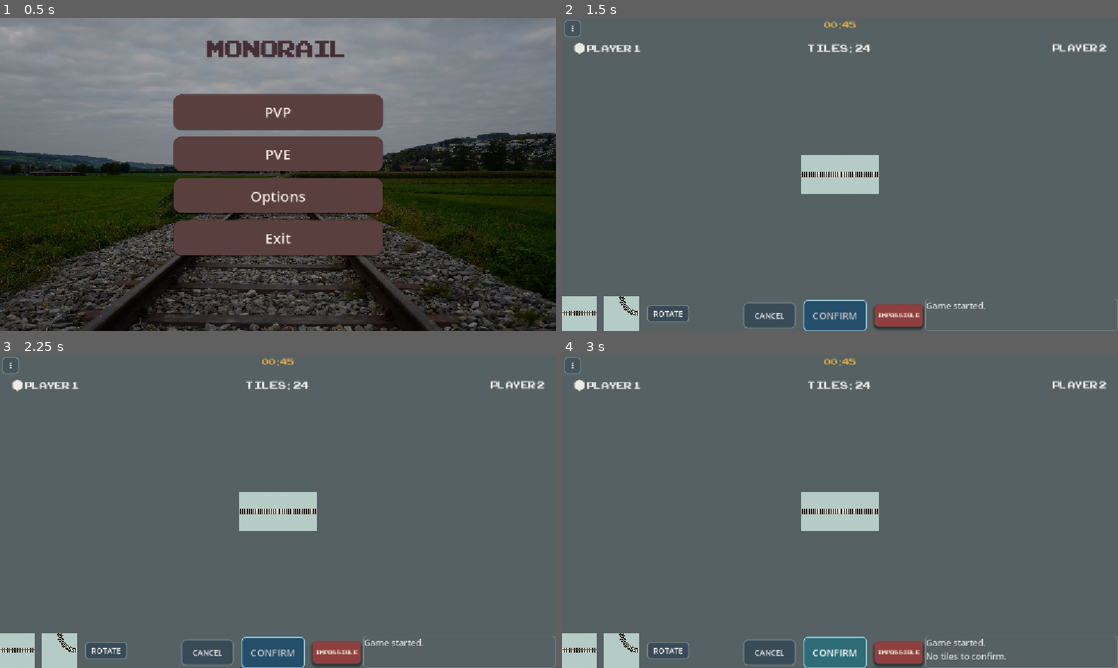
Above: before the commit, frames 1-4 (two rows, left to right).
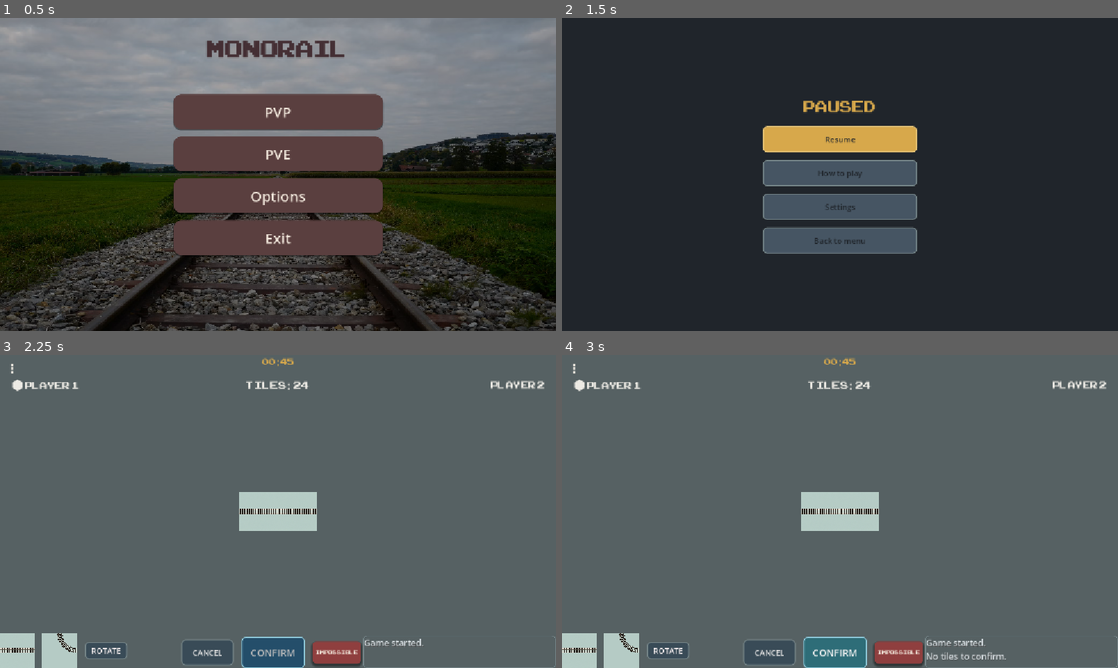
Above: after the commit, the same moments.

Repository: NguyenDucAnh20235585/monorail-godot
Game: Godot game, scene res://scenes/main_menu/main_menu.tscn
Two runs of this game, one before a commit and one after it. Both use one fixed random seed, a clock stepped at 60 frames per second and the inputs below.
Inputs (mouse positions are in pixels of both pictures, inside the frame that each line leads up to):
- Up to frame 1 (0.5 s): no input
- Up to frame 2 (1.5 s): click "PVP" at 0.5 s; click "⋮" at 1.25 s
- Up to frame 3 (2.25 s): click (278, 477) at 2 s, where only the run after the commit has a clickable "Resume"
- Up to frame 4 (3 s): click "CONFIRM" at 2.75 s

Frame 1 is identical in both runs. In frame 2, 95% of the frame differs, in the area x 0-100%, y 0-100%; in frame 3, less than 0.1%; in frame 4, less than 0.1%.

Commit message:
feat: add pause menu and in-game settings - anh.nd

Diff:
--- a/main.gd
+++ b/main.gd
@@ -23,6 +23,10 @@
 @onready var impossible_scene: Control = $GameplayUI/ImpossibleScene
 @onready var impossible_message: Label = $GameplayUI/ImpossibleScene/CenterContainer/PanelContainer/Content/MessageLabel
 @onready var impossible_action_button: Button = $GameplayUI/ImpossibleScene/CenterContainer/PanelContainer/Content/ButtonRow/DeclareButton
+@onready var pause_menu: Control = $GameplayUI/PauseMenu
+@onready var hud: Control = $GameplayUI/HUD
+@onready var options_menu: Control = $GameplayUI/Options
+@onready var pause_content: Control = $GameplayUI/PauseMenu/CenterContainer
 
 func add_game_log(message: String) -> void:
 	game_log.append_text(message + "\n")
@@ -301,6 +305,7 @@
 	get_tree().reload_current_scene()
 
 func _on_back_to_menu_button_pressed():
+	get_tree().paused = false
 	get_tree().change_scene_to_file("res://scenes/main_menu/main_menu.tscn")
 
 func _on_impossible_button_pressed():
@@ -363,3 +368,23 @@
 func _input(event):
 	if event.is_action_pressed("ui_cancel"):
 		get_tree().quit()
+
+func _on_menu_button_pressed():
+	$BoardCamera.reset_drag_state()
+	hud.visible = false
+	pause_menu.visible = true
+	get_tree().paused = true
+
+func _on_resume_button_pressed():
+	$BoardCamera.reset_drag_state()
+	get_tree().paused = false
+	pause_menu.visible = false
+	hud.visible = true
+
+func _on_pause_settings_button_pressed():
+	pause_content.visible = false
+	options_menu.visible = true
+
+func _on_game_options_close_pressed():
+	options_menu.visible = false
+	pause_content.visible = true
--- a/main.tscn
+++ b/main.tscn
@@ -6,19 +6,52 @@
 [ext_resource type="FontFile" uid="uid://dl7sgbrkes2vd" path="res://assets/font/ARCADECLASSIC.TTF" id="3_h2yge"]
 [ext_resource type="Texture2D" uid="uid://cu2duj0vw86v5" path="res://assets/png/Straight_tile.png" id="4_1bvp3"]
 [ext_resource type="Texture2D" uid="uid://bja2egrh1pukd" path="res://assets/png/Curve_tile.png" id="5_lquwl"]
-
-[sub_resource type="StyleBoxFlat" id="StyleBoxFlat_3owqy"]
-bg_color = Color(0.2627451, 0.33333334, 0.35686275, 1)
-border_width_left = 2
-border_width_top = 2
-border_width_right = 2
-border_width_bottom = 2
-border_color = Color(0.45490196, 0.5176471, 0.5294118, 1)
-corner_radius_top_left = 8
-corner_radius_top_right = 8
-corner_radius_bottom_right = 8
-corner_radius_bottom_left = 8
-shadow_color = Color(0.083911665, 0.083911665, 0.083911665, 0.6)
+[ext_resource type="Script" uid="uid://cqldyfbrhtlxg" path="res://scenes/main_menu/audio_control.gd" id="7_5vw27"]
+[ext_resource type="Script" uid="uid://bhjrnyefa0xyl" path="res://scenes/main_menu/display_section.gd" id="8_kek77"]
+
+[sub_resource type="StyleBoxFlat" id="StyleBoxFlat_yaehf"]
+bg_color = Color(0.27450982, 0.33333334, 0.3882353, 1)
+border_width_left = 2
+border_width_top = 2
+border_width_right = 2
+border_width_bottom = 2
+border_color = Color(0.45490196, 0.5176471, 0.5294118, 1)
+corner_radius_top_left = 8
+corner_radius_top_right = 8
+corner_radius_bottom_right = 8
+corner_radius_bottom_left = 8
+shadow_color = Color(0, 0, 0, 0)
+shadow_size = 3
+shadow_offset = Vector2(0, 2)
+
+[sub_resource type="StyleBoxFlat" id="StyleBoxFlat_074og"]
+bg_color = Color(0.22352941, 0.2784314, 0.32156864, 1)
+border_width_left = 2
+border_width_top = 2
+border_width_right = 2
+border_width_bottom = 2
+border_color = Color(0.45490196, 0.5176471, 0.5294118, 1)
+corner_radius_top_left = 8
+corner_radius_top_right = 8
+corner_radius_bottom_right = 8
+corner_radius_bottom_left = 8
+shadow_color = Color(0, 0, 0, 0)
+shadow_size = 3
+shadow_offset = Vector2(0, 2)
+
+[sub_resource type="StyleBoxFlat" id="StyleBoxFlat_cegan"]
+bg_color = Color(0.33333334, 0.4, 0.45490196, 1)
+border_width_left = 2
+border_width_top = 2
+border_width_right = 2
+border_width_bottom = 2
+border_color = Color(0.45490196, 0.5176471, 0.5294118, 1)
+corner_radius_top_left = 8
+corner_radius_top_right = 8
+corner_radius_bottom_right = 8
+corner_radius_bottom_left = 8
+shadow_color = Color(0, 0, 0, 0)
+shadow_size = 3
 shadow_offset = Vector2(0, 2)
 
 [sub_resource type="StyleBoxFlat" id="StyleBoxFlat_kek77"]
@@ -292,6 +325,46 @@
 shadow_color = Color(0, 0, 0, 0)
 shadow_size = 3
 shadow_offset = Vector2(0, 2)
+
+[sub_resource type="StyleBoxFlat" id="StyleBoxFlat_3owqy"]
+bg_color = Color(0.3529412, 0.24705882, 0.24705882, 1)
+corner_radius_top_left = 16
+corner_radius_top_right = 16
+corner_radius_bottom_right = 16
+corner_radius_bottom_left = 16
+shadow_color = Color(0, 0, 0, 0.44313726)
+shadow_size = 2
+shadow_offset = Vector2(0, 2)
+
+[sub_resource type="StyleBoxFlat" id="StyleBoxFlat_0ebjn"]
+bg_color = Color(0.5753687, 0.5443133, 0.9233006, 1)
+corner_radius_top_left = 10
+corner_radius_top_right = 10
+corner_radius_bottom_right = 10
+corner_radius_bottom_left = 10
+shadow_color = Color(0.054573774, 0.054573774, 0.05457376, 0.6)
+shadow_offset = Vector2(0, 3.5)
+
+[sub_resource type="StyleBoxFlat" id="StyleBoxFlat_ob46e"]
+bg_color = Color(1, 0.18197519, 0.25317082, 1)
+corner_radius_top_left = 10
+corner_radius_top_right = 10
+corner_radius_bottom_right = 10
+corner_radius_bottom_left = 10
+shadow_color = Color(0.04755766, 0.047557645, 0.047557645, 0.6)
+shadow_offset = Vector2(0, 3.5)
+
+[sub_resource type="StyleBoxLine" id="StyleBoxLine_3owqy"]
+color = Color(0.5411765, 0.4, 0.38431373, 1)
+thickness = 9
+
+[sub_resource type="StyleBoxLine" id="StyleBoxLine_drsw1"]
+color = Color(0.8782683, 0.52268225, 0.5579117, 1)
+thickness = 9
+
+[sub_resource type="StyleBoxLine" id="StyleBoxLine_wem23"]
+color = Color(0.8782683, 0.52268225, 0.5579117, 1)
+thickness = 9
 
 [sub_resource type="StyleBoxFlat" id="StyleBoxFlat_2cqfq"]
 bg_color = Color(0.1882353, 0.21960784, 0.25490198, 1)
@@ -405,24 +478,24 @@
 anchor_bottom = 1.0
 grow_horizontal = 2
 grow_vertical = 2
+mouse_filter = 2
 
 [node name="TopArea" type="Control" parent="GameplayUI/HUD/MainLayout" unique_id=1163806924]
 custom_minimum_size = Vector2(0, 90)
 layout_mode = 2
 
-[node name="MenuFrame" type="PanelContainer" parent="GameplayUI/HUD/MainLayout/TopArea" unique_id=1897457648]
-layout_mode = 0
-offset_left = 4.0
-offset_top = 4.0
-offset_right = 40.0
-offset_bottom = 40.0
-offset_transform_enabled = true
-theme_override_styles/panel = SubResource("StyleBoxFlat_3owqy")
-
-[node name="MenuButton" type="MenuButton" parent="GameplayUI/HUD/MainLayout/TopArea/MenuFrame" unique_id=637568001]
+[node name="MenuButton" type="MenuButton" parent="GameplayUI/HUD/MainLayout/TopArea" unique_id=637568001]
 custom_minimum_size = Vector2(32, 32)
-layout_mode = 2
+layout_mode = 1
+offset_left = 3.0
+offset_top = 6.0
+offset_right = 47.0
+offset_bottom = 50.0
 theme_override_colors/font_color = Color(0.9254902, 0.9098039, 0.8745098, 1)
+theme_override_font_sizes/font_size = 26
+theme_override_styles/normal = SubResource("StyleBoxFlat_yaehf")
+theme_override_styles/pressed = SubResource("StyleBoxFlat_074og")
+theme_override_styles/hover = SubResource("StyleBoxFlat_cegan")
 text = "⋮"
 
 [node name="TimerLabel" type="Label" parent="GameplayUI/HUD/MainLayout/TopArea" unique_id=362376602]
@@ -449,11 +522,13 @@
 offset_bottom = 18.0
 grow_horizontal = 2
 grow_vertical = 2
+mouse_filter = 2
 theme_override_constants/separation = 14
 
 [node name="LeftSide" type="MarginContainer" parent="GameplayUI/HUD/MainLayout/TopArea/TopBar" unique_id=1691835040]
 layout_mode = 2
 size_flags_horizontal = 3
+mouse_filter = 2
 theme_override_constants/margin_left = 24
 
 [node name="Player1Label" type="Label" parent="GameplayUI/HUD/MainLayout/TopArea/TopBar/LeftSide" unique_id=1338864630]
@@ -675,6 +750,249 @@
 theme_override_styles/hover = SubResource("StyleBoxFlat_354db")
 text = "BACK TO MENU"
 
+[node name="PauseMenu" type="Control" parent="GameplayUI" unique_id=848764261]
+process_mode = 2
+visible = false
+layout_mode = 3
+anchors_preset = 15
+anchor_right = 1.0
+anchor_bottom = 1.0
+grow_horizontal = 2
+grow_vertical = 2
+
+[node name="ColorRect" type="ColorRect" parent="GameplayUI/PauseMenu" unique_id=611016638]
+layout_mode = 1
+anchors_preset = 15
+anchor_right = 1.0
+anchor_bottom = 1.0
+grow_horizontal = 2
+grow_vertical = 2
+color = Color(0.1254902, 0.14509805, 0.16862746, 1)
+
+[node name="CenterContainer" type="CenterContainer" parent="GameplayUI/PauseMenu" unique_id=714354756]
+layout_mode = 1
+anchors_preset = 15
+anchor_right = 1.0
+anchor_bottom = 1.0
+grow_horizontal = 2
+grow_vertical = 2
+
+[node name="PauseContainer" type="VBoxContainer" parent="GameplayUI/PauseMenu/CenterContainer" unique_id=448650416]
+custom_minimum_size = Vector2(320, 0)
+layout_mode = 2
+theme_override_constants/separation = 16
+
+[node name="PauseLabel" type="Label" parent="GameplayUI/PauseMenu/CenterContainer/PauseContainer" unique_id=2108770270]
+layout_mode = 2
+theme_override_colors/font_color = Color(0.84313726, 0.65882355, 0.29411766, 1)
+theme_override_fonts/font = ExtResource("3_h2yge")
+theme_override_font_sizes/font_size = 46
+text = "PAused"
+horizontal_alignment = 1
+
+[node name="ResumeButton" type="Button" parent="GameplayUI/PauseMenu/CenterContainer/PauseContainer" unique_id=1516815904]
+custom_minimum_size = Vector2(260, 54)
+layout_mode = 2
+theme_override_colors/font_color = Color(0.1254902, 0.14509805, 0.16862746, 1)
+theme_override_colors/font_pressed_color = Color(0.1254902, 0.14509805, 0.16862746, 1)
+theme_override_colors/font_hover_color = Color(0.1254902, 0.14509805, 0.16862746, 1)
+theme_override_styles/normal = SubResource("StyleBoxFlat_rnw2r")
+theme_override_styles/pressed = SubResource("StyleBoxFlat_7024m")
+theme_override_styles/hover = SubResource("StyleBoxFlat_8f350")
+text = "Resume"
+
+[node name="HowToPlayButton" type="Button" parent="GameplayUI/PauseMenu/CenterContainer/PauseContainer" unique_id=1205850055]
+custom_minimum_size = Vector2(260, 54)
+layout_mode = 2
+theme_override_colors/font_color = Color(0.1254902, 0.14509805, 0.16862746, 1)
+theme_override_colors/font_pressed_color = Color(0.1254902, 0.14509805, 0.16862746, 1)
+theme_override_colors/font_hover_color = Color(0.1254902, 0.14509805, 0.16862746, 1)
+theme_override_styles/normal = SubResource("StyleBoxFlat_u1003")
+theme_override_styles/pressed = SubResource("StyleBoxFlat_0sb3x")
+theme_override_styles/hover = SubResource("StyleBoxFlat_354db")
+text = "How to play"
+
+[node name="SettingsButton" type="Button" parent="GameplayUI/PauseMenu/CenterContainer/PauseContainer" unique_id=436831202]
+custom_minimum_size = Vector2(260, 54)
+layout_mode = 2
+theme_override_colors/font_color = Color(0.1254902, 0.14509805, 0.16862746, 1)
+theme_override_colors/font_pressed_color = Color(0.1254902, 0.14509805, 0.16862746, 1)
+theme_override_colors/font_hover_color = Color(0.1254902, 0.14509805, 0.16862746, 1)
+theme_override_styles/normal = SubResource("StyleBoxFlat_u1003")
+theme_override_styles/pressed = SubResource("StyleBoxFlat_0sb3x")
+theme_override_styles/hover = SubResource("StyleBoxFlat_354db")
+text = "Settings"
+
+[node name="BackToMenuButton" type="Button" parent="GameplayUI/PauseMenu/CenterContainer/PauseContainer" unique_id=97228803]
+custom_minimum_size = Vector2(260, 54)
+layout_mode = 2
+theme_override_colors/font_color = Color(0.1254902, 0.14509805, 0.16862746, 1)
+theme_override_colors/font_pressed_color = Color(0.1254902, 0.14509805, 0.16862746, 1)
+theme_override_colors/font_hover_color = Color(0.1254902, 0.14509805, 0.16862746, 1)
+theme_override_styles/normal = SubResource("StyleBoxFlat_u1003")
+theme_override_styles/pressed = SubResource("StyleBoxFlat_0sb3x")
+theme_override_styles/hover = SubResource("StyleBoxFlat_354db")
+text = "Back to menu"
+
+[node name="Options" type="Label" parent="GameplayUI" unique_id=1737442647]
+process_mode = 2
+visible = false
+anchors_preset = 8
+anchor_left = 0.5
+anchor_top = 0.5
+anchor_right = 0.5
+anchor_bottom = 0.5
+offset_left = -293.0
+offset_top = -205.0
+offset_right = 296.0
+offset_bottom = 240.0
+grow_horizontal = 2
+grow_vertical = 2
+
+[node name="OptionsLabel" type="Label" parent="GameplayUI/Options" unique_id=1996089386]
+layout_mode = 1
+anchors_preset = -1
+anchor_left = 0.492
+anchor_top = 0.038000003
+anchor_right = 0.492
+anchor_bottom = 0.038000003
+offset_left = -357.288
+offset_top = -35.410004
+offset_right = 357.2233
+offset_bottom = 35.339996
+grow_horizontal = 2
+grow_vertical = 2
+theme_override_colors/font_color = Color(0.9490196, 0.9098039, 0.8627451, 1)
+theme_override_font_sizes/font_size = 30
+text = "Options"
+horizontal_alignment = 1
+vertical_alignment = 1
+
+[node name="Close" type="Button" parent="GameplayUI/Options" unique_id=859013780]
+layout_mode = 1
+anchors_preset = -1
+anchor_left = 0.504
+anchor_top = 0.924
+anchor_right = 0.504
+anchor_bottom = 0.933
+offset_left = -120.85602
+offset_top = -30.180023
+offset_right = 125.14398
+offset_bottom = 15.815002
+size_flags_vertical = 3
+theme_override_colors/font_color = Color(0.9490196, 0.9098039, 0.8627451, 1)
+theme_override_constants/line_spacing = 10
+theme_override_font_sizes/font_size = 30
+theme_override_styles/normal = SubResource("StyleBoxFlat_3owqy")
+theme_override_styles/pressed = SubResource("StyleBoxFlat_0ebjn")
+theme_override_styles/hover = SubResource("StyleBoxFlat_ob46e")
+text = "Close"
+
+[node name="AudioControl" type="HSlider" parent="GameplayUI/Options" unique_id=80523180]
+layout_mode = 1
+anchors_preset = -1
+anchor_left = 0.096
+anchor_top = 0.067
+anchor_right = 0.096
+anchor_bottom = 0.067
+offset_left = 136.456
+offset_top = 15.184999
+offset_right = 430.456
+offset_bottom = 133.185
+theme_override_styles/slider = SubResource("StyleBoxLine_3owqy")
+theme_override_styles/grabber_area = SubResource("StyleBoxLine_drsw1")
+theme_override_styles/grabber_area_highlight = SubResource("StyleBoxLine_wem23")
+max_value = 1.0
+step = 0.05
+value = 0.5
+script = ExtResource("7_5vw27")
+audio_bus_name = "Music"
+
+[node name="MusicLabel" type="Label" parent="GameplayUI/Options" unique_id=443765902]
+layout_mode = 1
+anchors_preset = -1
+anchor_right = 0.034
+anchor_bottom = 0.026
+offset_left = 109.0
+offset_top = 79.0
+offset_right = 167.974
+offset_bottom = 114.43
+theme_override_colors/font_color = Color(0.9490196, 0.9098039, 0.8627451, 1)
+theme_override_font_sizes/font_size = 25
+text = "Music"
+horizontal_alignment = 1
+vertical_alignment = 1
+
+[node name="SFXLabel" type="Label" parent="GameplayUI/Options" unique_id=756906932]
+layout_mode = 1
+anchors_preset = -1
+anchor_right = 0.034
+anchor_bottom = 0.026
+offset_left = 137.0
+offset_top = 141.0
+offset_right = 159.974
+offset_bottom = 205.43
+theme_override_colors/font_color = Color(0.9490196, 0.9098039, 0.8627451, 1)
+theme_override_font_sizes/font_size = 25
+text = "SFX
+"
+horizontal_alignment = 1
+vertical_alignment = 1
+
+[node name="SFXControl" type="HSlider" parent="GameplayUI/Options" unique_id=1907727531]
+layout_mode = 1
+anchors_preset = -1
+anchor_left = 0.096
+anchor_top = 0.067
+anchor_right = 0.096
+anchor_bottom = 0.067
+offset_left = 136.456
+offset_top = 73.185
+offset_right = 430.456
+offset_bottom = 191.185
+theme_override_styles/slider = SubResource("StyleBoxLine_3owqy")
+theme_override_styles/grabber_area = SubResource("StyleBoxLine_drsw1")
+theme_override_styles/grabber_area_highlight = SubResource("StyleBoxLine_wem23")
+max_value = 1.0
+step = 0.05
+value = 0.5
+script = ExtResource("7_5vw27")
+audio_bus_name = "SFX"
+
+[node name="DisplaySection" type="HBoxContainer" parent="GameplayUI/Options" unique_id=789579981]
+layout_mode = 0
+offset_left = 94.0
+offset_top = 188.0
+offset_right = 482.0
+offset_bottom = 255.0
+theme_override_constants/separation = 30
+script = ExtResource("8_kek77")
+
+[node name="Label" type="Label" parent="GameplayUI/Options/DisplaySection" unique_id=1271110919]
+layout_mode = 2
+theme_override_colors/font_color = Color(0.9490196, 0.9098039, 0.8627451, 1)
+theme_override_font_sizes/font_size = 25
+text = "Display"
+vertical_alignment = 1
+
+[node name="WindowedButton" type="Button" parent="GameplayUI/Options/DisplaySection" unique_id=1474290609]
+custom_minimum_size = Vector2(120, 30)
+layout_mode = 2
+theme_override_colors/font_color = Color(0.9490196, 0.9098039, 0.8627451, 1)
+theme_override_styles/normal = SubResource("StyleBoxFlat_3owqy")
+theme_override_styles/pressed = SubResource("StyleBoxFlat_0ebjn")
+theme_override_styles/hover = SubResource("StyleBoxFlat_ob46e")
+text = "Windowed"
+
+[node name="FullscreenButton" type="Button" parent="GameplayUI/Options/DisplaySection" unique_id=1726994576]
+custom_minimum_size = Vector2(120, 30)
+layout_mode = 2
+theme_override_colors/font_color = Color(0.9490196, 0.9098039, 0.8627451, 1)
+theme_override_styles/normal = SubResource("StyleBoxFlat_3owqy")
+theme_override_styles/pressed = SubResource("StyleBoxFlat_0ebjn")
+theme_override_styles/hover = SubResource("StyleBoxFlat_ob46e")
+text = "FullScreen"
+
 [node name="ImpossibleScene" type="Control" parent="GameplayUI" unique_id=2061374961]
 visible = false
 layout_mode = 3
@@ -744,6 +1062,7 @@
 
 [connection signal="indicator_clicked" from="Board" to="." method="_on_board_indicator_clicked"]
 [connection signal="pending_tile_clicked" from="Board" to="." method="_on_board_pending_tile_clicked"]
+[connection signal="pressed" from="GameplayUI/HUD/MainLayout/TopArea/MenuButton" to="." method="_on_menu_button_pressed"]
 [connection signal="pressed" from="GameplayUI/HUD/MainLayout/BottomArea/BottomLayout/ControlsRow/LeftControls/StraightTileObject" to="." method="_on_straight_button_pressed"]
 [connection signal="pressed" from="GameplayUI/HUD/MainLayout/BottomArea/BottomLayout/ControlsRow/LeftControls/CornerTileObject" to="." method="_on_corner_button_pressed"]
 [connection signal="pressed" from="GameplayUI/HUD/MainLayout/BottomArea/BottomLayout/ControlsRow/LeftControls/RotateButton" to="." method="_on_rotate_button_pressed"]
@@ -752,5 +1071,12 @@
 [connection signal="pressed" from="GameplayUI/HUD/MainLayout/BottomArea/BottomLayout/ControlsRow/CenterControls/ImpossibleButton" to="." method="_on_impossible_button_pressed"]
 [connection signal="pressed" from="GameplayUI/EndGameOverlay/CenterContainer/EndGameContainer/PlayAgainButton" to="." method="_on_play_again_button_pressed"]
 [connection signal="pressed" from="GameplayUI/EndGameOverlay/CenterContainer/EndGameContainer/BackToMenuButton" to="." method="_on_back_to_menu_button_pressed"]
+[connection signal="pressed" from="GameplayUI/PauseMenu/CenterContainer/PauseContainer/ResumeButton" to="." method="_on_resume_button_pressed"]
+[connection signal="pressed" from="GameplayUI/PauseMenu/CenterContainer/PauseContainer/SettingsButton" to="." method="_on_pause_settings_button_pressed"]
+[connection signal="pressed" from="GameplayUI/Options/Close" to="." method="_on_game_options_close_pressed"]
+[connection signal="value_changed" from="GameplayUI/Options/AudioControl" to="GameplayUI/Options/AudioControl" method="_on_value_changed"]
+[connection signal="value_changed" from="GameplayUI/Options/SFXControl" to="GameplayUI/Options/SFXControl" method="_on_value_changed"]
+[connection signal="pressed" from="GameplayUI/Options/DisplaySection/WindowedButton" to="GameplayUI/Options/DisplaySection" method="_on_windowed_button_pressed"]
+[connection signal="pressed" from="GameplayUI/Options/DisplaySection/FullscreenButton" to="GameplayUI/Options/DisplaySection" method="_on_fullscreen_button_pressed"]
 [connection signal="pressed" from="GameplayUI/ImpossibleScene/CenterContainer/PanelContainer/Content/ButtonRow/CancelButton" to="." method="_on_impossible_cancel_button_pressed"]
 [connection signal="pressed" from="GameplayUI/ImpossibleScene/CenterContainer/PanelContainer/Content/ButtonRow/DeclareButton" to="." method="_on_impossible_declare_button_pressed"]
--- a/scripts/ui/board_camera/board_camera.gd
+++ b/scripts/ui/board_camera/board_camera.gd
@@ -65,3 +65,8 @@
 
 	global_position += mouse_before - mouse_after
 	force_update_scroll()
+
+func reset_drag_state():
+	left_mouse_down = false
+	is_dragging = false
+	drag_start_position = Vector2.ZERO
